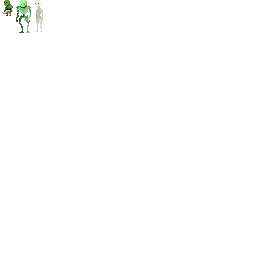
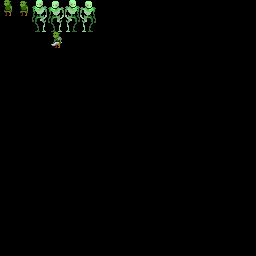
Layers edited between the first and the second (256, 256) image:
removed layer "skeleton" over [left=16, top=0, right=43, bottom=33]
removed layer "Layer 2" over [left=2, top=0, right=13, bottom=16]
added layer "Layer 6" above "final" over [left=65, top=0, right=96, bottom=32]
added layer "final" above "Layer 5" over [left=4, top=0, right=64, bottom=48]
added layer "Layer 5" above "Layer 1" over [left=0, top=0, right=256, bottom=256]
